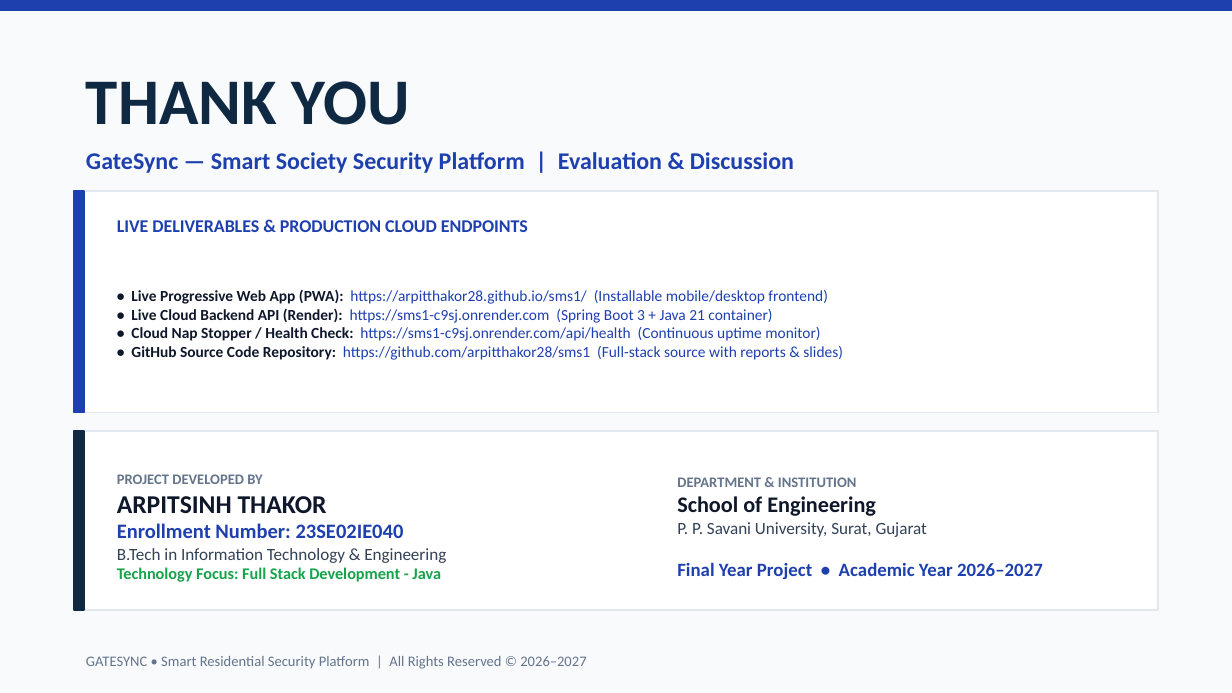
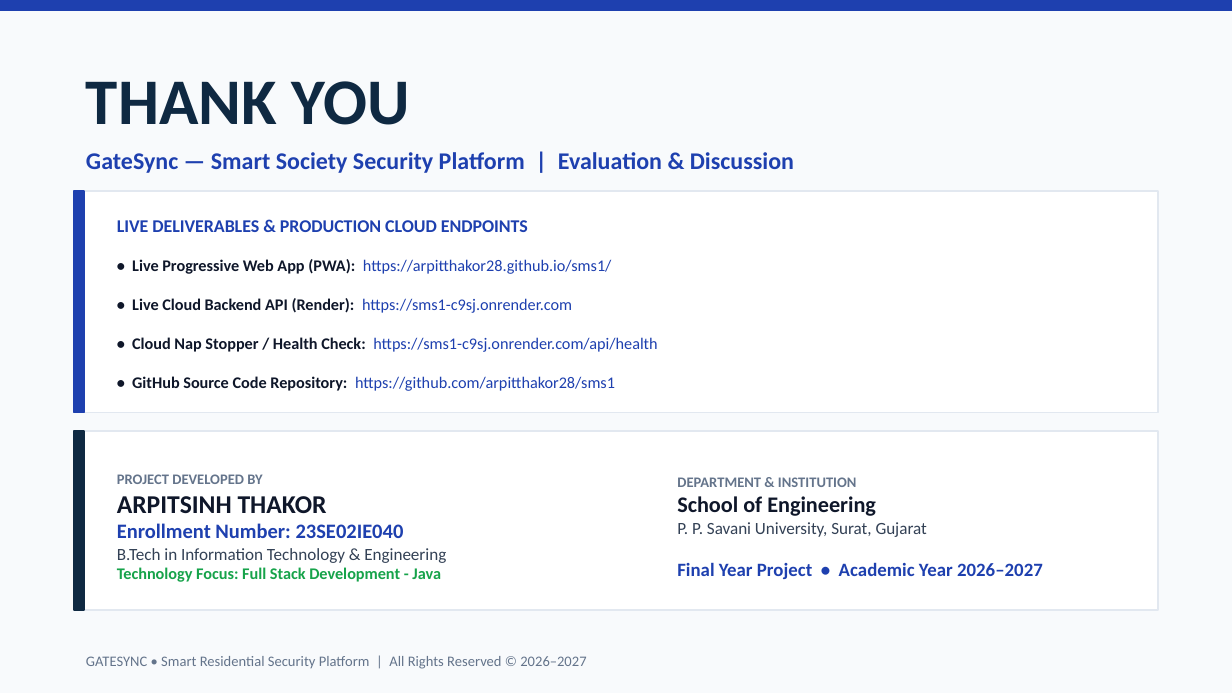
Before and after one commit to arpitthakor28/sms1, a slide deck: slide 12 of GateSync_Project_Presentation.pptx. Drawn at 1232x693 pixels with LibreOffice and Linux fonts; fonts in the diff are those of the drawing. Boxes give left, top, right and bottom in pixels: in the first picture for what was removed or moved away, otherwise in the second. Text is boxed around its words. In the diff, an @@ line names an element or a change of style, - is before the commit and + after.

Commit message:
Update presentation: integrate white theme dashboard image and clean live links

```diff
--- a/GateSync_Project_Presentation.pptx
+++ b/GateSync_Project_Presentation.pptx
@@ text at [132,259,657,391]: text changed; size 9 to 9.5 pt @@
-• Live Progressive Web App (PWA): https://arpitthakor28.github.io/sms1/ (Installable mobile/desktop frontend)
-• Live Cloud Backend API (Render): https://sms1-c9sj.onrender.com (Spring Boot 3 + Java 21 container)
-• Cloud Nap Stopper / Health Check: https://sms1-c9sj.onrender.com/api/health (Continuous uptime monitor)
-• GitHub Source Code Repository: https://github.com/arpitthakor28/sms1 (Full-stack source with reports & slides)
+• Live Progressive Web App (PWA): https://arpitthakor28.github.io/sms1/
+• Live Cloud Backend API (Render): https://sms1-c9sj.onrender.com
+• Cloud Nap Stopper / Health Check: https://sms1-c9sj.onrender.com/api/health
+• GitHub Source Code Repository: https://github.com/arpitthakor28/sms1
```
Also in this commit, not shown: 8 other files.
